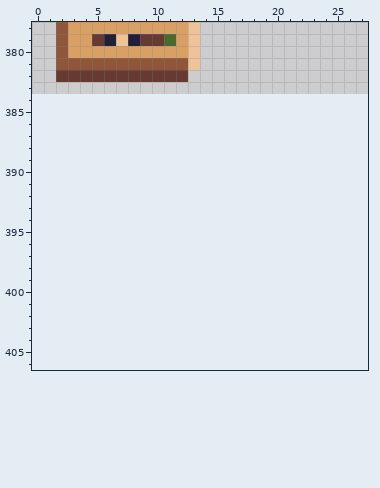
File history of a pixel-art file, res/textures/CARRYITEMS.aseprite. The picture above is the old version.
160x384 pixels, 1 frame. Shown: x 0..27, y 378..406. The old version is drawn lined up with the new one, on the new canvas.
The result:
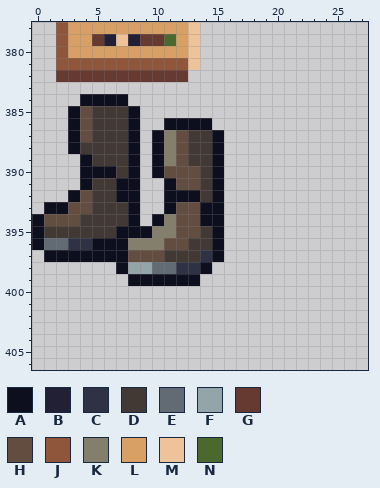
Palette (. is transparent): A #0d0e1e  B #222034  C #2f3144  D #423934  E #626a73  F #94a5aa  G #663931  H #634d40  J #8f563b  K #847e6c  L #d9a066  M #eec39a  N #4b692f
Difference:
canvas 160x384 -> 160x416
The author put colour A in row 384 at x 4 to 7; in row 385 at x 3 and 8; in row 386 at x 3, 8 and 11 to 14; in rows 387 to 388 at x 3, 8, 10 and 15; in row 389 at x 4, 8, 10 and 15; in row 390 at x 4 to 6, 8, 10 and 15.
The author put colour A in row 391 at x 4, 7 to 8, 11 and 15; in row 392 at x 3, 7 to 8, 11 to 13 and 15; in row 393 at x 1 to 2, 8, 11 and 14 to 15; in row 394 at x 0, 8, 10 and 14 to 15; in row 395 at x 0, 7 to 9 and 15; in row 396 at x 0, 5 to 7 and 15.
The author put colour A in row 397 at x 1 to 7 and 15; in row 398 at x 7 and 14; in row 399 at x 8 to 13.
The author put colour C in row 396 at x 3 to 4; in row 397 at x 14; in row 398 at x 12 to 13.
The author put colour D in rows 385 to 386 at x 5 to 7; in row 387 at x 5 to 7 and 13 to 14; in row 388 at x 4 to 7 and 13 to 14; in row 389 at x 5 to 7 and 13 to 14; in row 390 at x 7 and 14; in rows 391 to 392 at x 5 to 6 and 14.
The author put colour D in row 393 at x 5 to 7; in row 394 at x 4 to 7; in row 395 at x 1 to 6 and 14; in row 396 at x 13 to 14; in row 397 at x 11 to 13.
The author put colour E in row 396 at x 1 to 2; in row 398 at x 10 to 11.
The author put colour F in row 398 at x 8 to 9.
The author put colour H in rows 385 to 386 at x 4; in row 387 at x 4 and 12; in rows 388 to 389 at x 12; in row 390 at x 11 to 13; in row 391 at x 12 to 13; in row 392 at x 4.
The author put colour H in row 393 at x 3 to 4 and 12 to 13; in row 394 at x 1 to 3 and 12 to 13; in row 395 at x 12 to 13; in row 396 at x 11 to 12; in row 397 at x 8 to 10.
The author put colour K in rows 387 to 389 at x 11; in row 394 at x 11; in row 395 at x 10 to 11; in row 396 at x 8 to 10.
Where, in picture pixels (left, top, right, bottom), the same in both pictures:
added: (32, 94, 224, 286)
